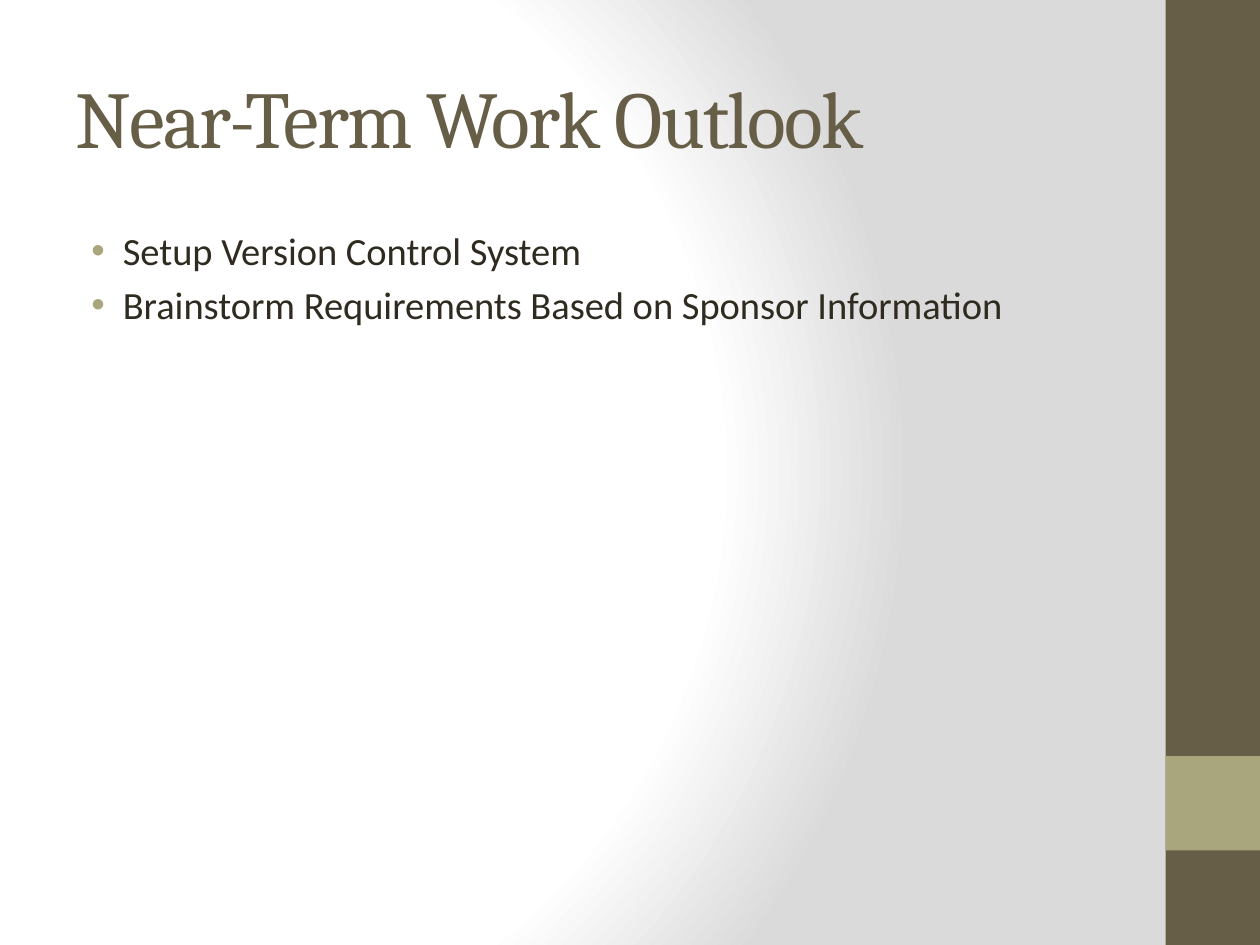
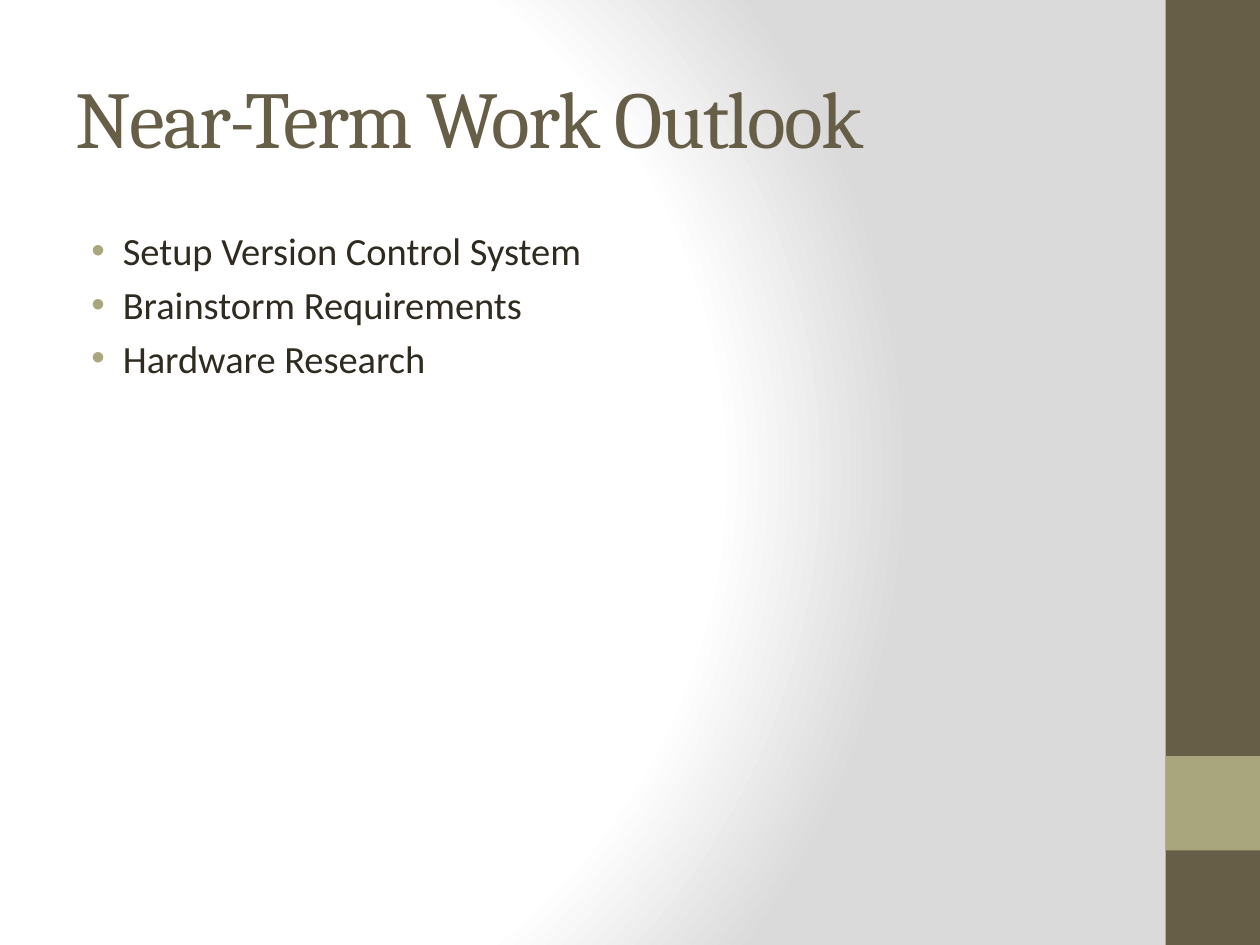
Before and after one commit to qpHalcy0n/SRDesign, a slide deck: slide 8 of Status Updates/2013 09 13.pptx (slide 6 before the commit). Drawn at 1260x945 pixels with LibreOffice and Linux fonts; fonts in the diff are those of the drawing. Boxes give left, top, right and bottom in pixels: in the first picture for what was removed or moved away, otherwise in the second. Text is boxed around its words. In the diff, an @@ line names an element or a change of style, - is before the commit and + after.

```diff
--- a/Status Updates/2013 09 13.pptx
+++ b/Status Updates/2013 09 13.pptx
@@ text at (123, 292, 522, 374): text changed @@
-• Brainstorm Requirements Based on Sponsor Information
+• Brainstorm Requirements
+• Hardware Research
```
Also in this commit, not shown: 4 other slides changed, 2 slides added.
